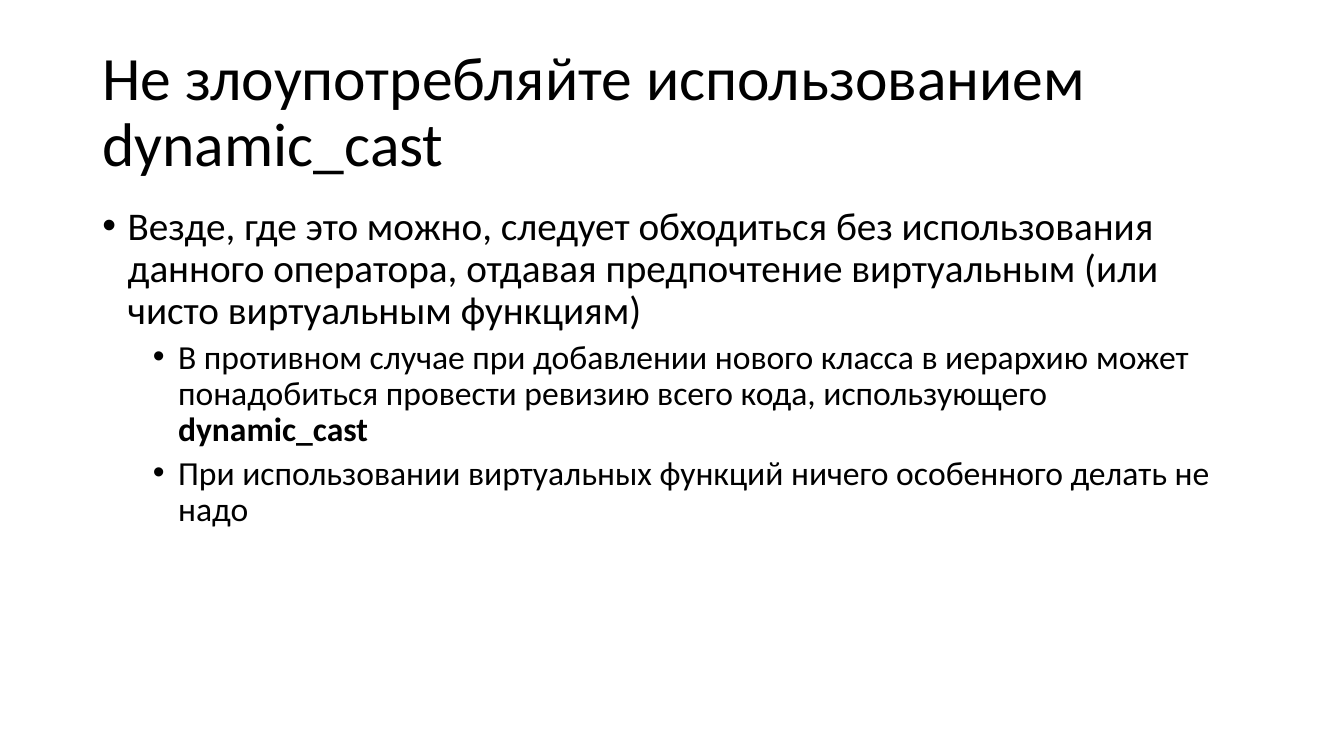
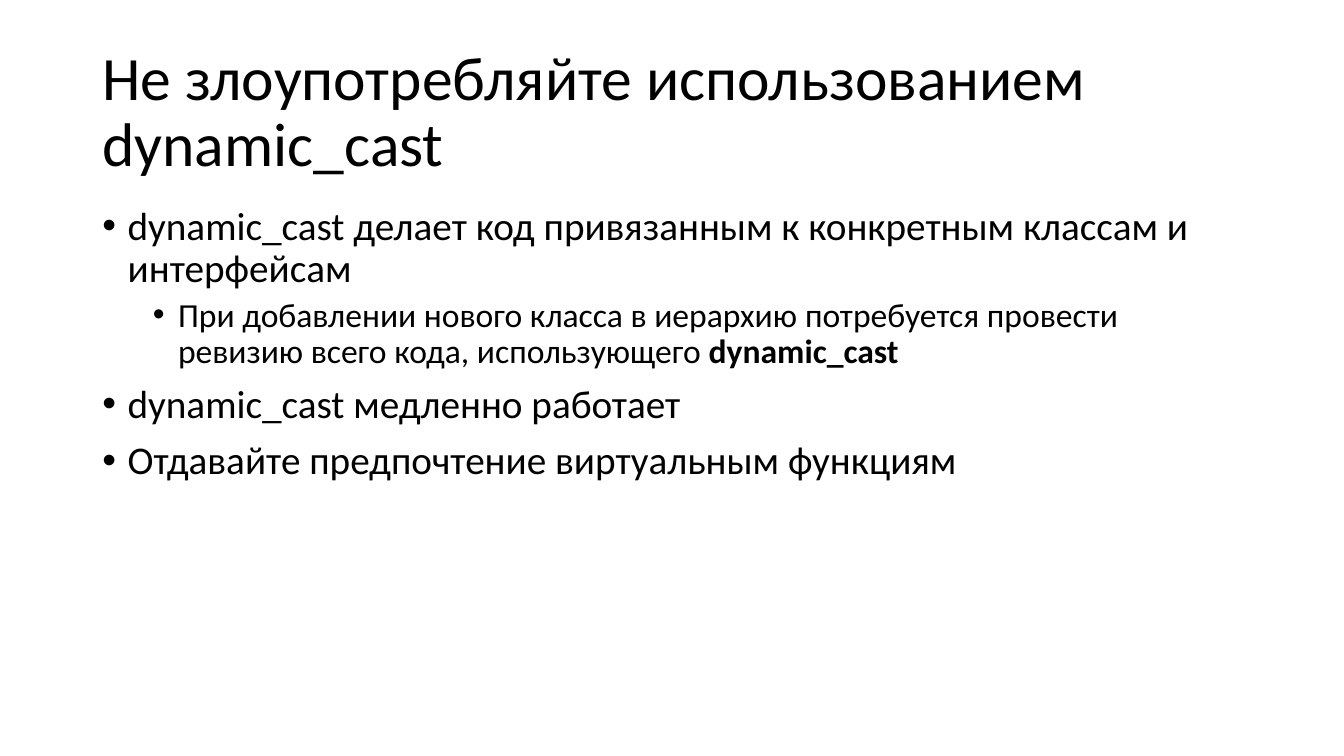
Before and after one commit to alexey-malov/oop, a slide deck: slide 103 of lectures/03/Наследование и полиморфизм.pptx (slide 102 before the commit). Drawn at 1344x756 pixels with LibreOffice and Linux fonts; fonts in the diff are those of the drawing. Boxes give left, top, right and bottom in pixels: in the first picture for what was removed or moved away, otherwise in the second. Text is boxed around its words. In the diff, an @@ line names an element or a change of style, - is before the commit and + after.

```diff
--- a/lectures/03/Наследование и полиморфизм.pptx
+++ b/lectures/03/Наследование и полиморфизм.pptx
@@ text at bbox=[128, 212, 1188, 481]: text changed; size 24 to 28 pt @@
-• Везде, где это можно, следует обходиться без использования данного оператора, отдавая предпочтение виртуальным (или чисто виртуальным функциям)
-  • В противном случае при добавлении нового класса в иерархию может понадобиться провести ревизию всего кода, использующего dynamic_cast
-  • При использовании виртуальных функций ничего особенного делать не надо
+• dynamic_cast делает код привязанным к конкретным классам и интерфейсам
+  • При добавлении нового класса в иерархию потребуется провести ревизию всего кода, использующего dynamic_cast
+• dynamic_cast медленно работает
+• Отдавайте предпочтение виртуальным функциям
```
Also in this commit, not shown: 8 other slides changed, 9 slides added, 8 slides removed, 11 other files.
